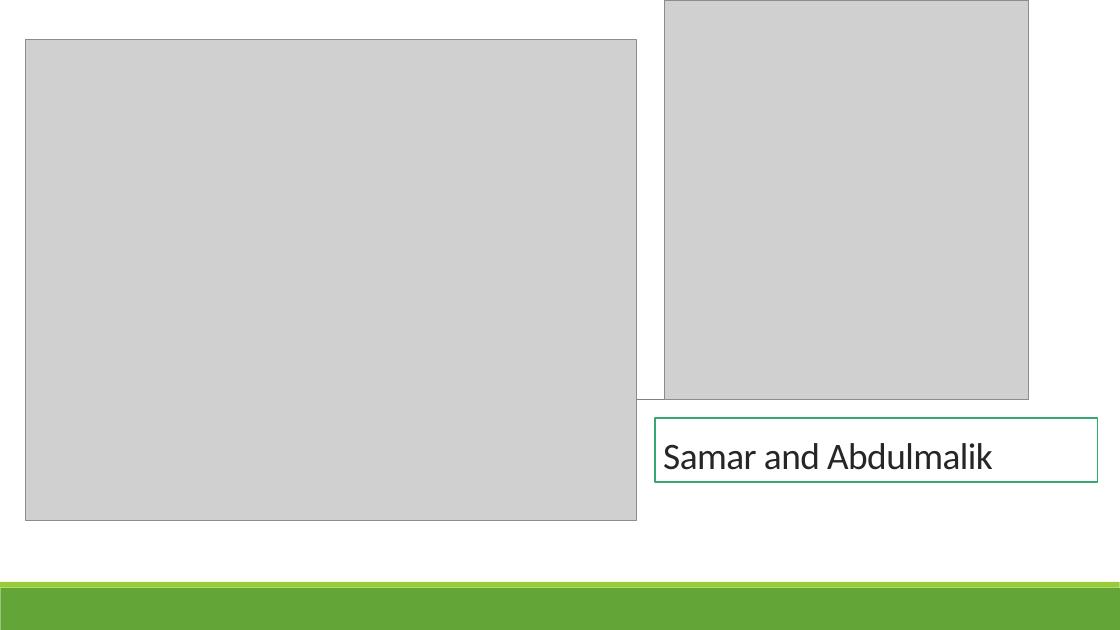
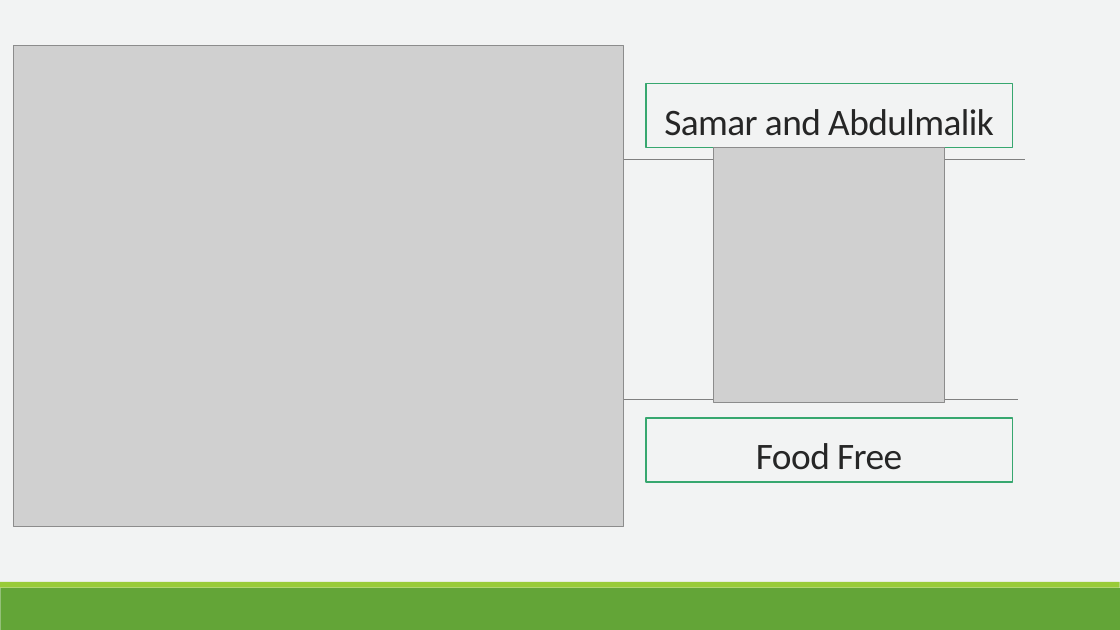
Before and after one commit to samar897/Food_Free-Backend, a slide deck: slide 1 of Urban Monochrome.pptx. Drawn at 1120x630 pixels with LibreOffice and Linux fonts; fonts in the diff are those of the drawing; grey boxes stand for pictures. Boxes give left, top, right and bottom in pixels: in the first picture for what was removed or moved away, otherwise in the second. Text is boxed around its words. In the diff, an @@ line names an element or a change of style, - is before the commit and + after.

```diff
--- a/Urban Monochrome.pptx
+++ b/Urban Monochrome.pptx
@@ background #FFFFFF to #F2F3F3 @@
@@ picture: place and size @@
-picture at box(25, 39, 636, 521)
+picture at box(13, 45, 624, 527)
@@ rectangle "Samar and Abdulmalik": place and size @@
-rectangle "Samar and Abdulmalik" at box(655, 418, 1098, 482)
+rectangle "Samar and Abdulmalik" at box(646, 83, 1012, 148)
@@ rectangle "Samar and Abdulmalik" at box(646, 83, 1012, 148): alignment left to centre; fill #FFFFFF to #F2F3F3 @@
@@ picture: place and size @@
-picture at box(665, 0, 1028, 400)
+picture at box(714, 148, 945, 402)
@@ line added from (110, 160) to (1026, 160), #808080 0.5 pt @@
@@ rectangle added at box(646, 418, 1012, 482), fill #F2F3F3, outline #37A76F 1.25 pt, 32 pt, text #262626 @@
+Food Free
```
Also in this commit, not shown: 8 other slides changed, 3 other files.
